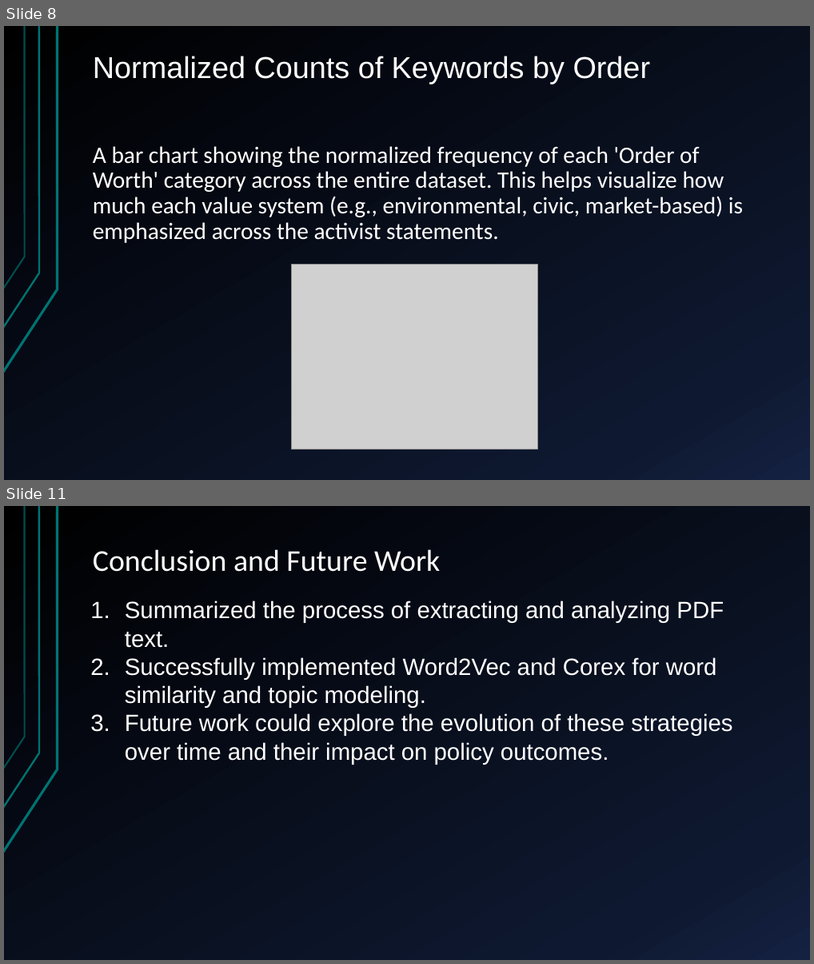
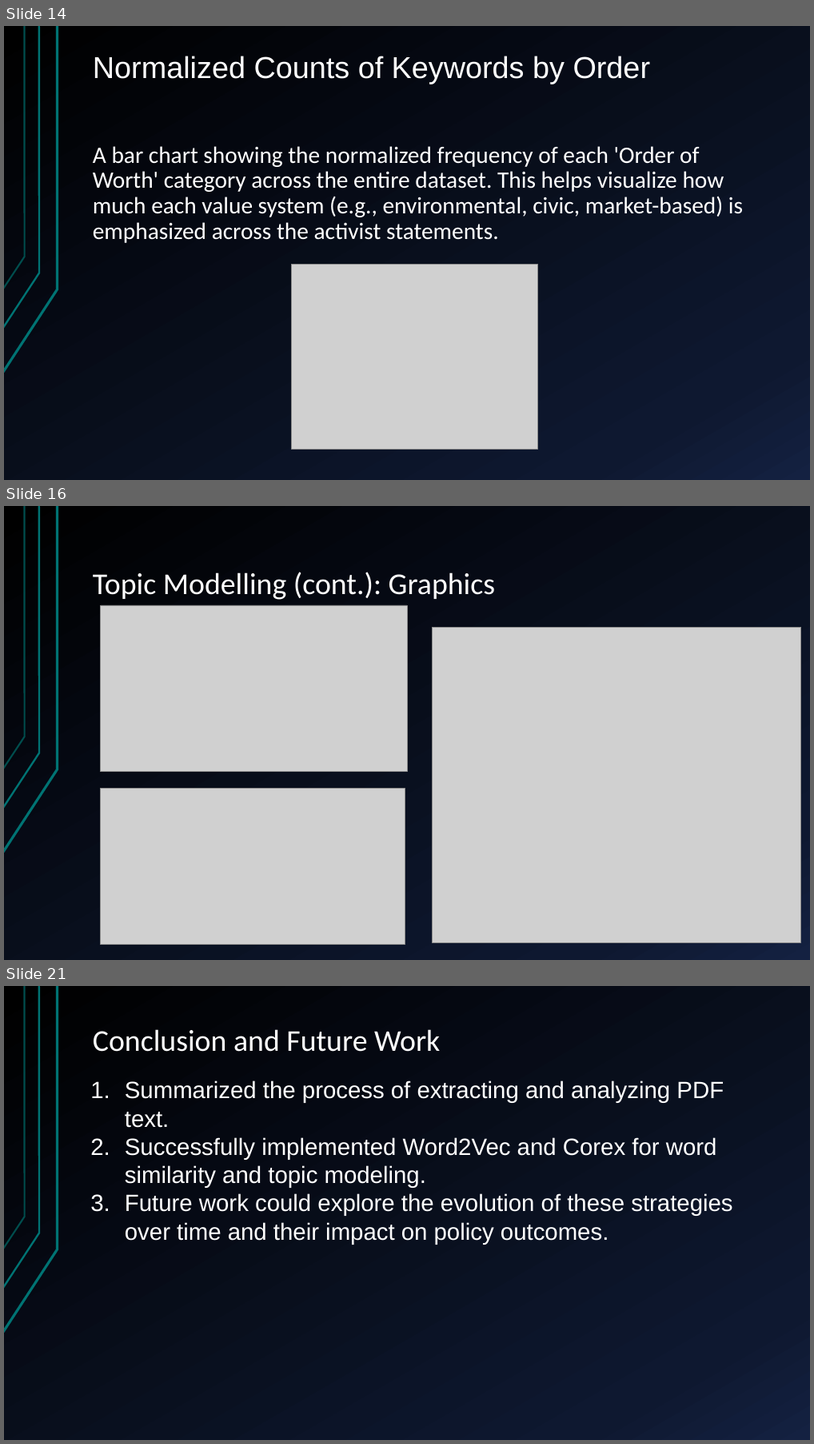
Before and after one commit to shrekapoor99/Springboard, a slide deck: Capstone_Presentation/CapstoneProject Presentation.pptm. Shown one above the other, each under a label of ours: slides 8 and 11 before the commit, slides 14, 16 and 21 after it; the slides between them are not shown. The pictures are 814x964 and 814x1444 pixels, drawn with LibreOffice and Linux fonts; fonts in the diff are those of the drawing; grey boxes stand for pictures. Boxes give left, top, right and bottom in pixels: in the first picture for what was removed or moved away, otherwise in the second. Text is boxed around its words. In the diff, an @@ line names an element or a change of style, - is before the commit and + after.

```diff
--- a/Capstone_Presentation/CapstoneProject Presentation.pptm
+++ b/Capstone_Presentation/CapstoneProject Presentation.pptm
@@ slide 16 added at (4,506,810,960), background gradient #000000 to #0F1931 to #142242; not listed: 3 template elements that a slide beside it also shows @@
@@ title added at (93,572,495,600), 36 pt, text #FFFFFF @@
+Topic Modelling (cont.): Graphics
@@ picture added at (101,605,407,772) @@
@@ picture added at (432,627,802,943) @@
@@ picture added at (101,788,406,944) @@
@@ what was slide 8 is now slide 14 @@
@@ what was slide 11 is now slide 21 @@
```
Also in this commit, not shown: 2 slides changed, 9 other slides added.
